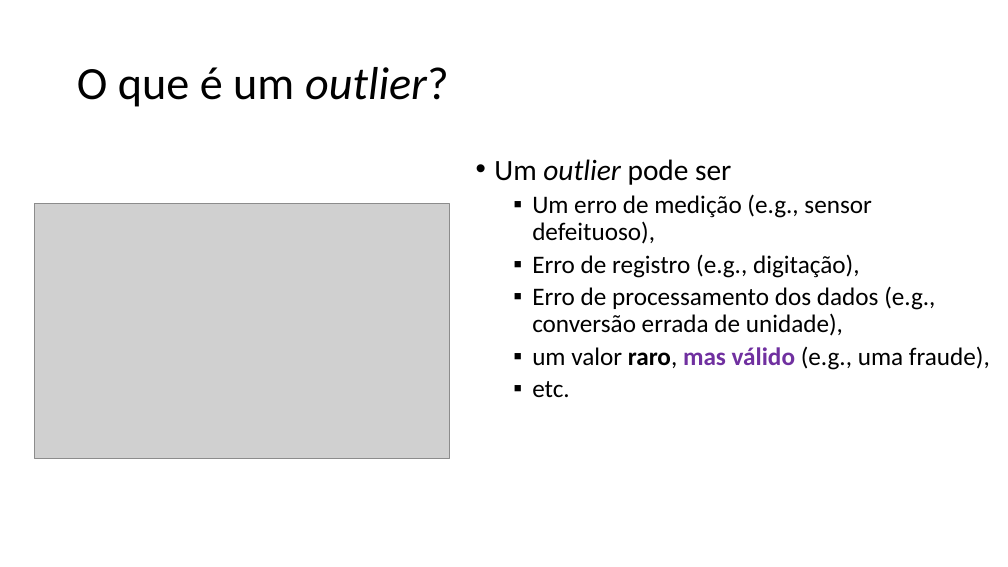
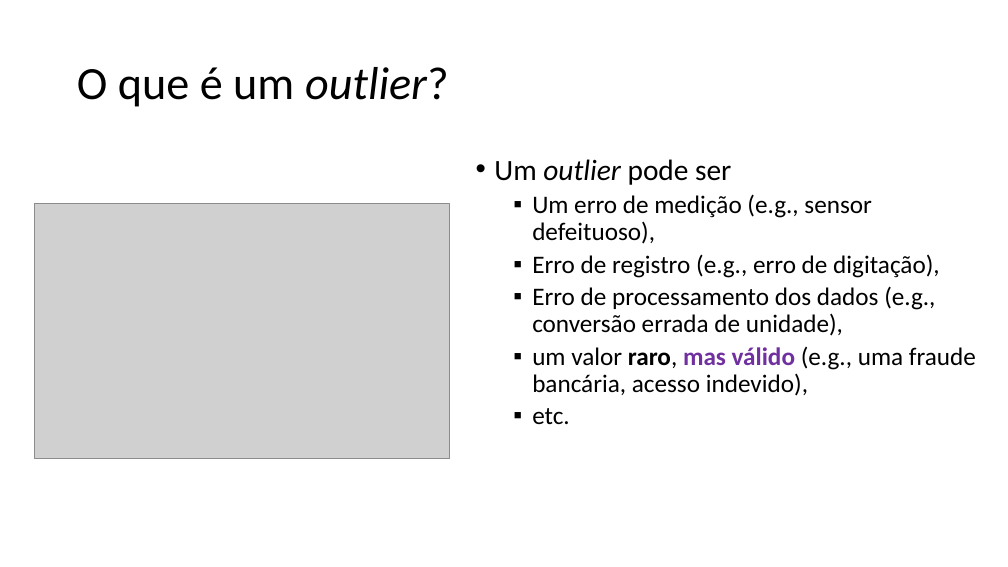
Before and after one commit to zz4fap/c24_inteligencia_artificial, a slide deck: slide 23 of slides/C24_EDA.pptx. Drawn at 1008x567 pixels with LibreOffice and Linux fonts; fonts in the diff are those of the drawing; grey boxes stand for pictures. Boxes give left, top, right and bottom in pixels: in the first picture for what was removed or moved away, otherwise in the second. Text is boxed around its words. In the diff, an @@ line names an element or a change of style, - is before the commit and + after.

```diff
--- a/slides/C24_EDA.pptx
+++ b/slides/C24_EDA.pptx
@@ text at [532, 254, 940, 278]: text changed @@
-  ▪ Erro de registro (e.g., digitação),
+  ▪ Erro de registro (e.g., erro de digitação),
@@ text at [532, 347, 976, 396]: text changed @@
-  ▪ um valor raro, mas válido (e.g., uma fraude),
+  ▪ um valor raro, mas válido (e.g., uma fraude bancária, acesso indevido),
```
Also in this commit, not shown: 9 other slides changed, 1 other file.
